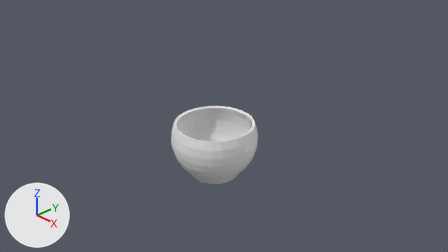
The Blender file Cloth Napkin.blend, before and after one commit.
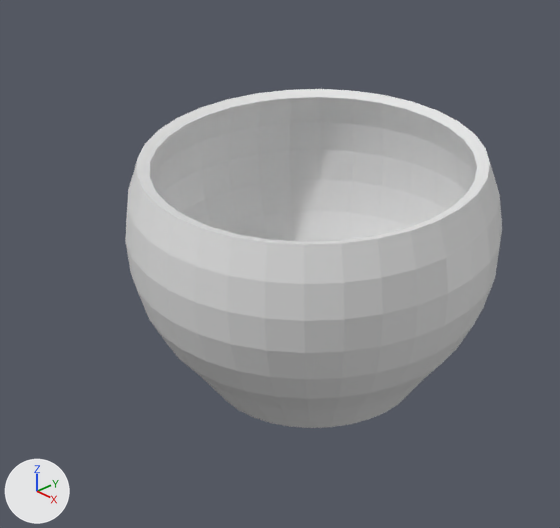
The first picture shows the older version from the file's camera 'Camera'. The close-ups show both versions on the part from 32% to 61% of the width and 34% to 82% of the height of that picture. The axes (+X, +Y, +Z) are drawn at lower left. The lights are the same throughout.
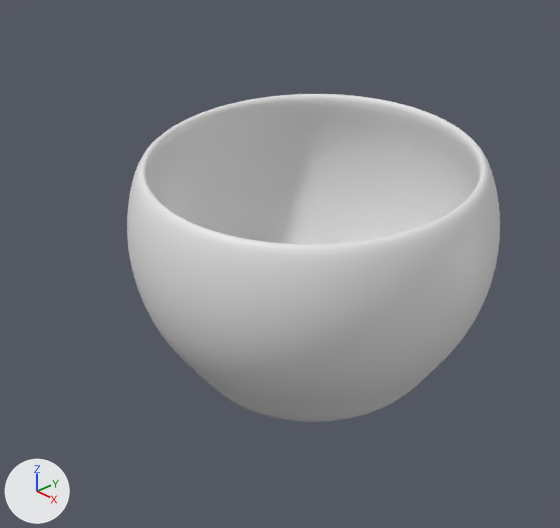
What differs and where, as boxes [x1, y1, x2, y2] in the close-ups (560 x 528 px):
'Sphere', modifiers changed: before [125, 89, 502, 428]; after [127, 94, 500, 422]

The change, as a diff of the scene's bpy script:
```diff
--- a/Cloth Napkin.blend.py
+++ b/Cloth Napkin.blend.py
@@ me_sphere @@
 me_sphere.from_pydata(...)  # 321 vertices, 320 faces; spans x -1.0..1.0, y -1.0..1.0, z -0.91..0.38
 # used by ob_sphere; location = (0.049, 0.199, 0.071)
+# me_sphere part 1: all faces are now shaded smooth (320 of 320 changed)
@@ ob_sphere @@
 _m = ob_sphere.modifiers.new('Solidify', 'SOLIDIFY')
 _m.nonmanifold_merge_threshold = 0.0003
+_m = ob_sphere.modifiers.new('Subsurf', 'SUBSURF')
+_m.levels = 2
```
